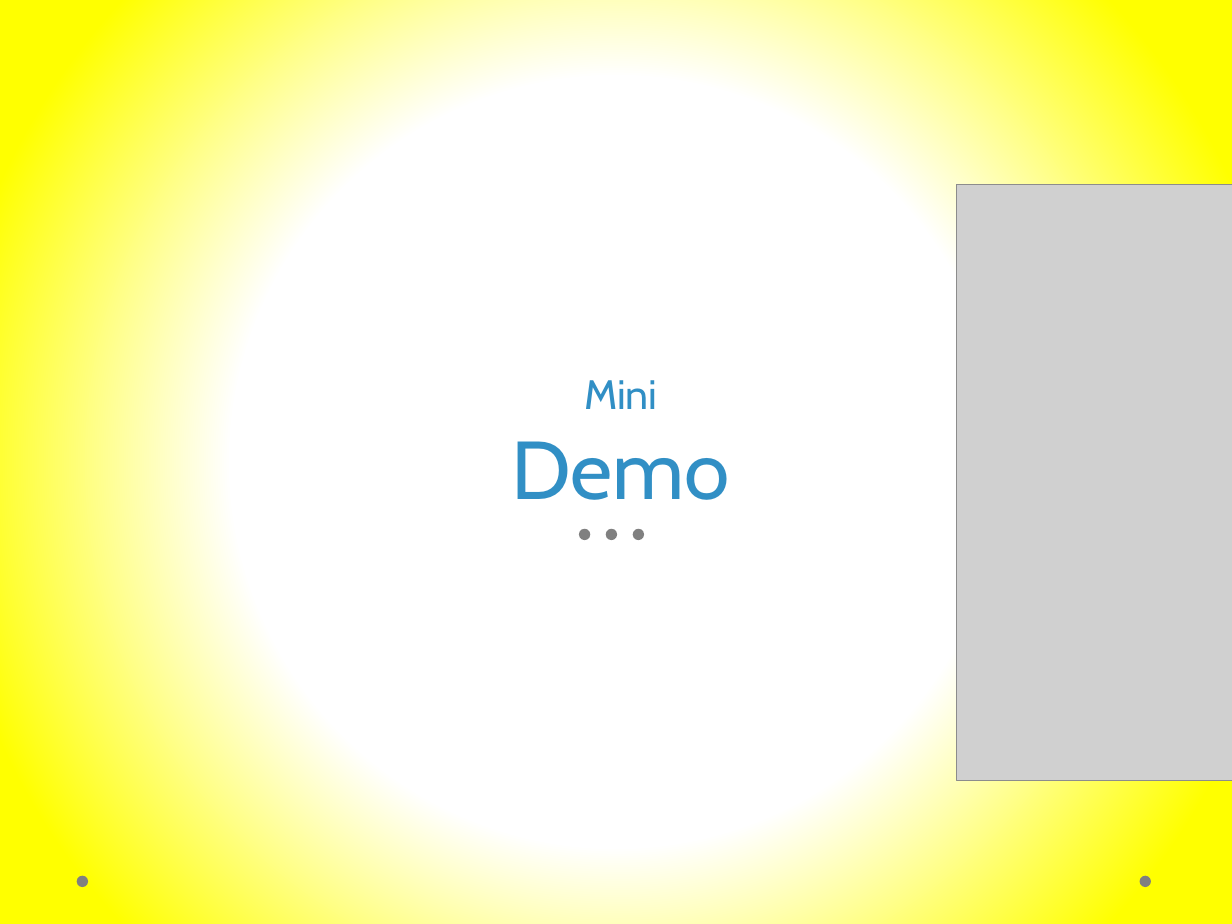
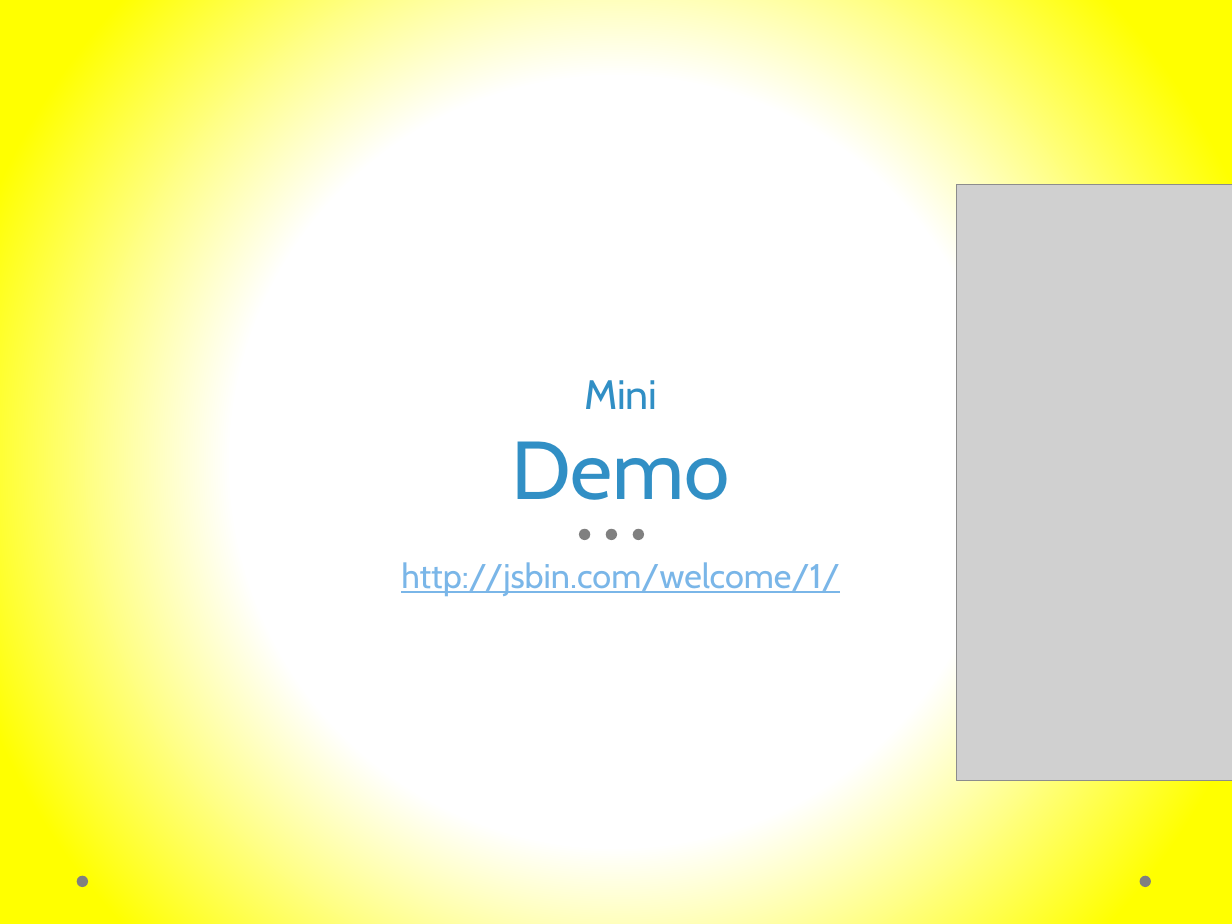
Before and after one commit to murtazahaveliwala/technext-angularjs-demo, a slide deck: slide 17 of Introduction to AngularJs.pptx. Drawn at 1232x924 pixels with LibreOffice and Linux fonts; fonts in the diff are those of the drawing; grey boxes stand for pictures. Boxes give left, top, right and bottom in pixels: in the first picture for what was removed or moved away, otherwise in the second. Text is boxed around its words. In the diff, an @@ line names an element or a change of style, - is before the commit and + after.

Commit message:
1. Added an demo example for tabs directive 2. Updated presentation with a demo link. TODO: Update them with working links for all demos

```diff
--- a/Introduction to AngularJs.pptx
+++ b/Introduction to AngularJs.pptx
@@ text added at [401,562,840,596], 20 pt, text #7AB6E8, underline @@
+http://jsbin.com/welcome/1/
```
Also in this commit, not shown: 1 other slide changed, 3 other files.
